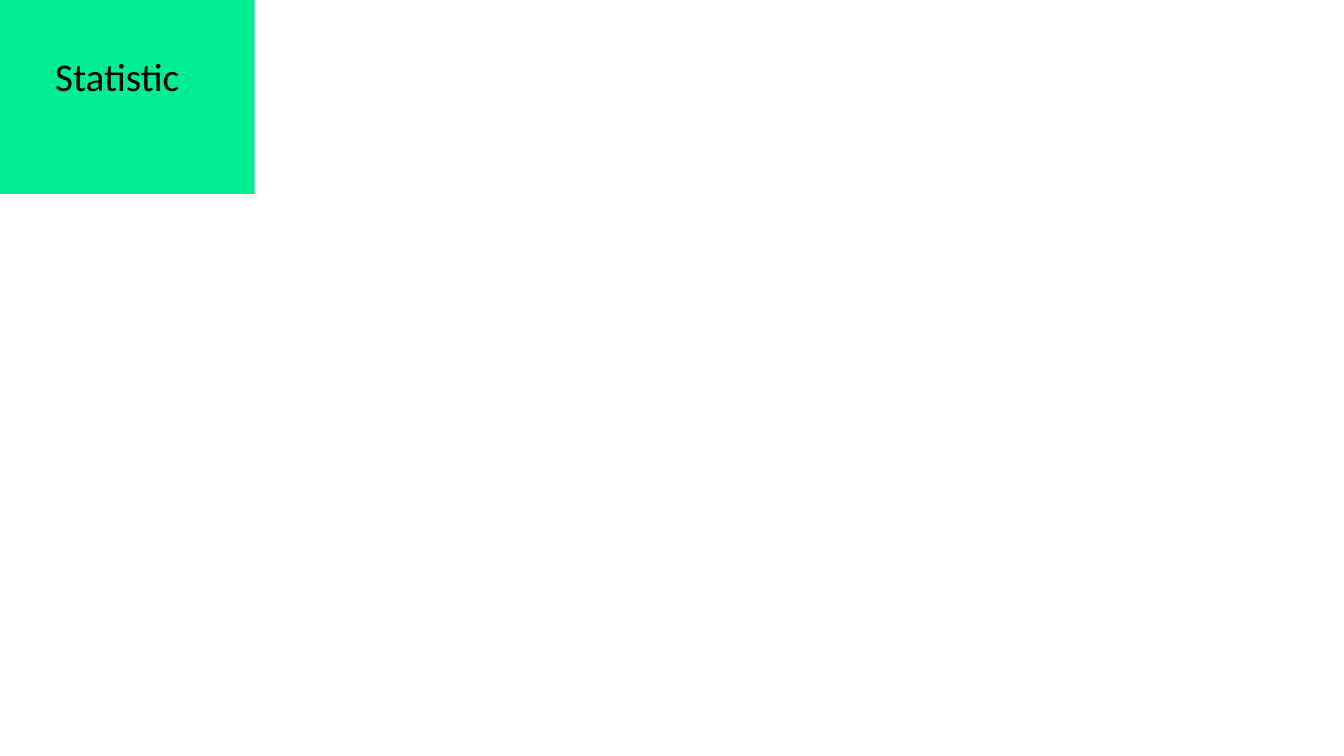
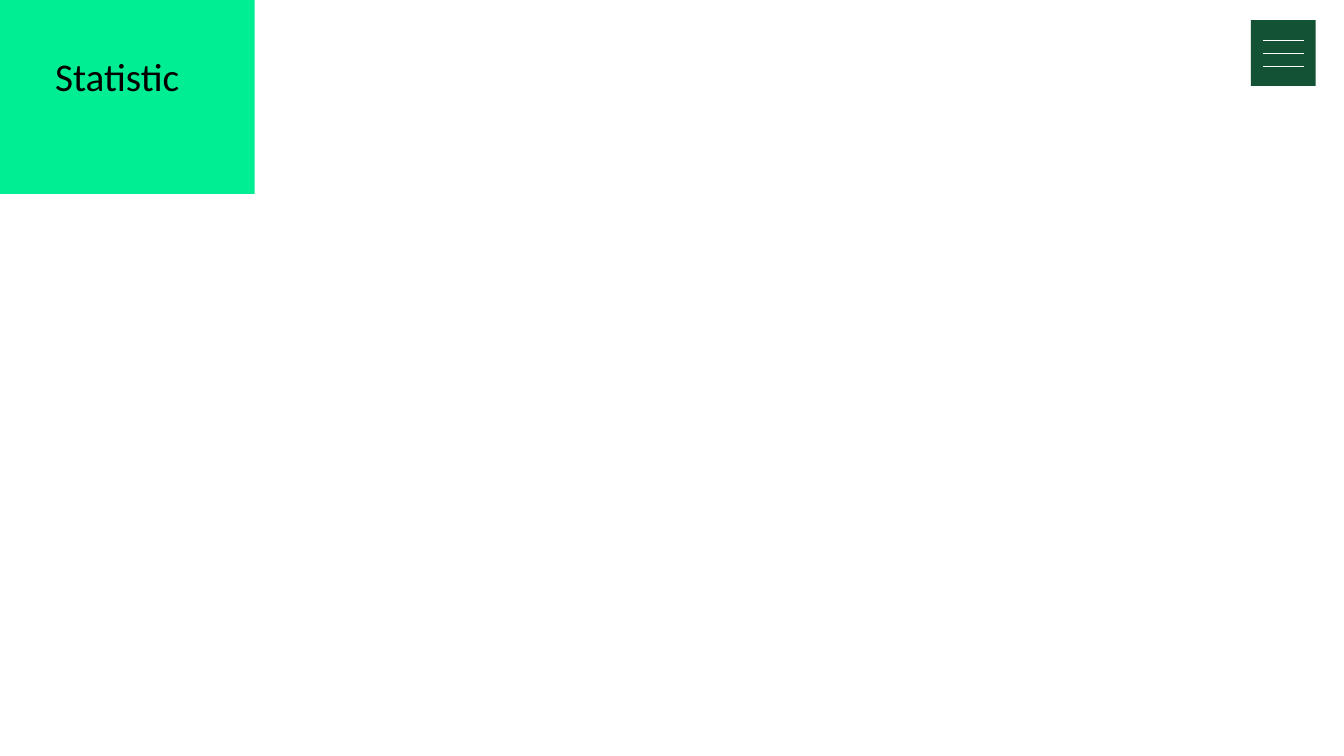
Before and after one commit to 2hj/2020capstone-7, a slide deck: slide 3 of ui/웹UI.pptx. Drawn at 1344x756 pixels with LibreOffice and Linux fonts; fonts in the diff are those of the drawing. Boxes give left, top, right and bottom in pixels: in the first picture for what was removed or moved away, otherwise in the second. Text is boxed around its words. In the diff, an @@ line names an element or a change of style, - is before the commit and + after.

```diff
--- a/ui/웹UI.pptx
+++ b/ui/웹UI.pptx
@@ rectangle added at (1251, 20, 1316, 86), fill #034526 at 93% opacity @@
@@ line added from (1263, 40) to (1305, 40), #FFFFFF 0.5 pt @@
@@ line added from (1263, 53) to (1305, 53), #FFFFFF 0.5 pt @@
@@ line added from (1263, 66) to (1305, 66), #FFFFFF 0.5 pt @@
```
Also in this commit, not shown: 1 other slide changed, 2 other files.
